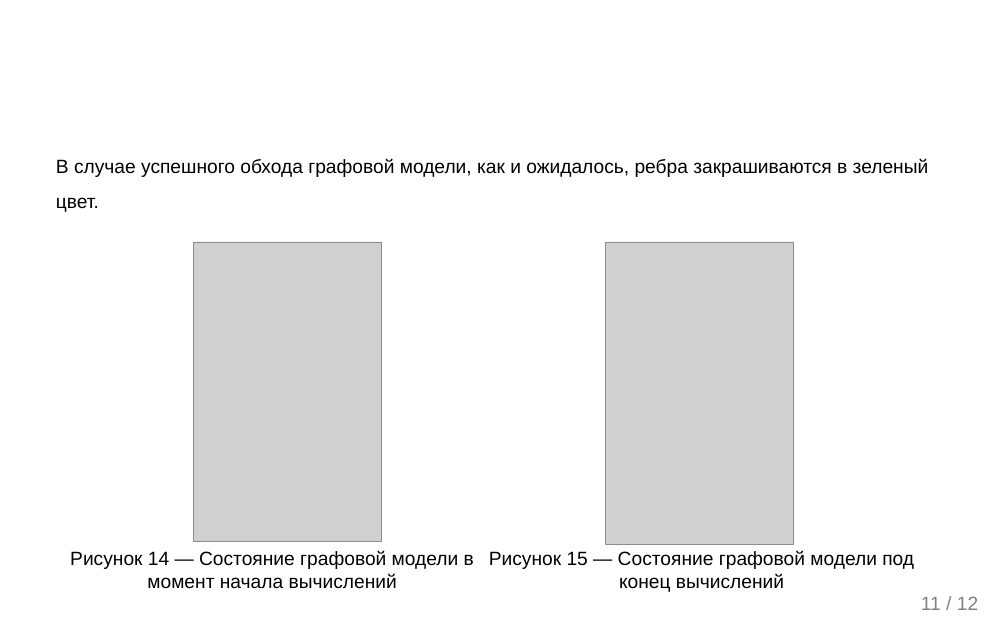
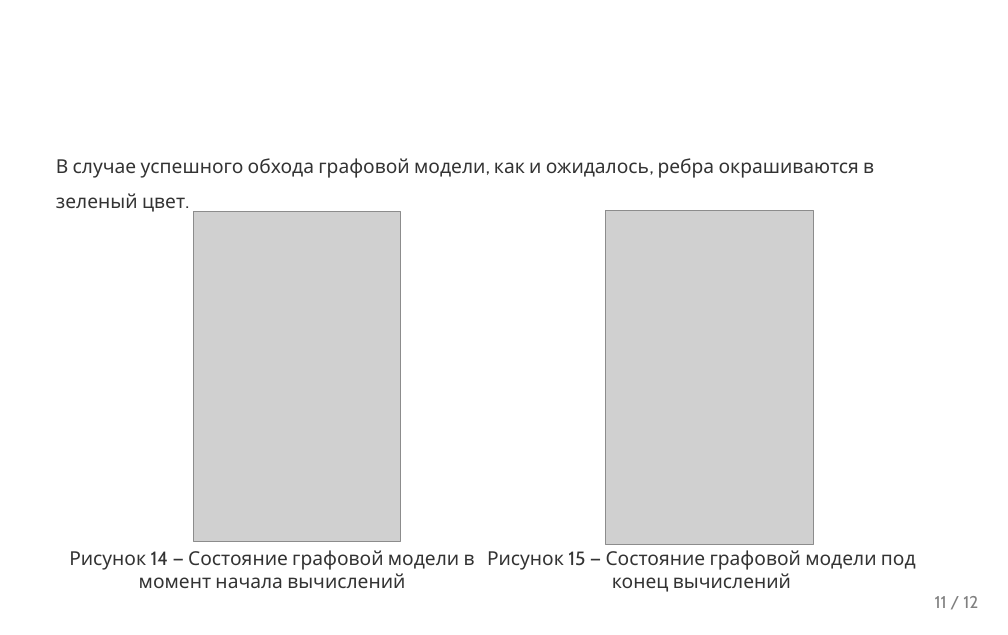
Before and after one commit to ITesserakt/Kodept, a slide deck: slide 12 of 04 - ВКРы/2019-2020 - Бизнес-логика в САПР на основе ГПИ/03 - Презентация/buisnes-logic_on_GBSE.pptx. Drawn at 1008x635 pixels with LibreOffice and Linux fonts; fonts in the diff are those of the drawing; grey boxes stand for pictures; background and template pictures are left out. Boxes give left, top, right and bottom in pixels: in the first picture for what was removed or moved away, otherwise in the second. Text is boxed around its words. In the diff, an @@ line names an element or a change of style, - is before the commit and + after.

```diff
--- a/04 - ВКРы/2019-2020 - Бизнес-логика в САПР на основе ГПИ/03 - Презентация/buisnes-logic_on_GBSE.pptx
+++ b/04 - ВКРы/2019-2020 - Бизнес-логика в САПР на основе ГПИ/03 - Презентация/buisnes-logic_on_GBSE.pptx
@@ text at bbox=[56, 158, 874, 212]: text changed; font Arial to Cabin; text colour #000000 to #333333 @@
-В случае успешного обхода графовой модели, как и ожидалось, ребра закрашиваются в зеленый цвет.
+В случае успешного обхода графовой модели, как и ожидалось, ребра окрашиваются в зеленый цвет.
@@ picture: place and size @@
-picture at bbox=[193, 242, 381, 542]
+picture at bbox=[193, 211, 400, 542]
@@ picture: place and size @@
-picture at bbox=[606, 242, 794, 545]
+picture at bbox=[606, 211, 814, 544]
@@ text "Рисунок 14 — Состояние графовой ..." at bbox=[69, 550, 475, 588]: font Arial to Cabin, text colour #000000 to #333333 @@
@@ text "Рисунок 15 — Состояние графовой ..." at bbox=[487, 550, 916, 592]: font Arial to Cabin, text colour #000000 to #333333 @@
@@ text "11 / 12" at bbox=[935, 596, 978, 608]: size 18 to 16 pt, font Arial to Cabin @@
```
Also in this commit, not shown: 12 other slides changed.
